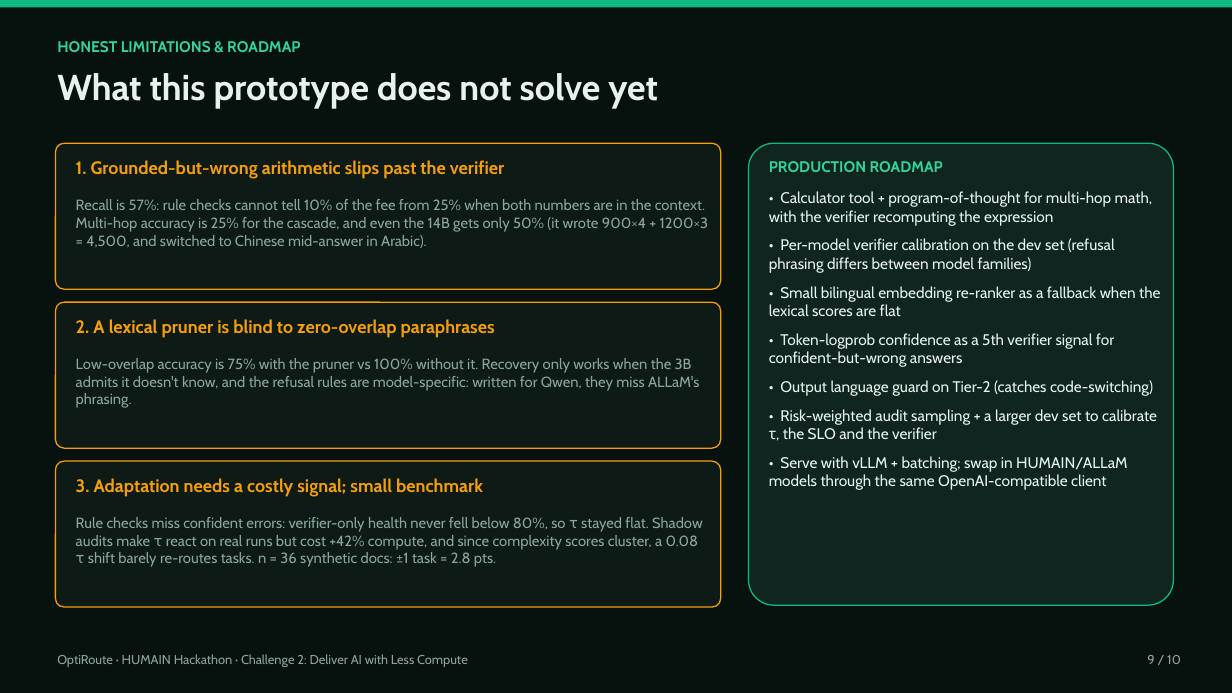
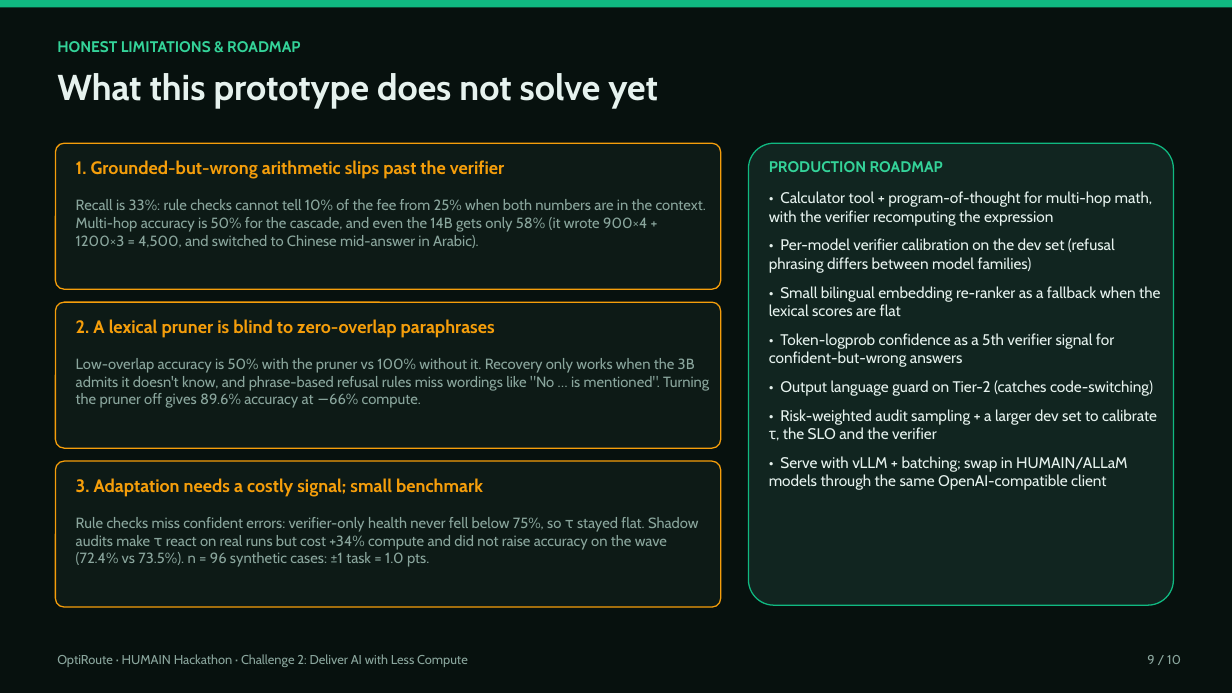
Before and after one commit to nawafalduaij/optiroute, a slide deck: slide 9 of deliverables/OptiRoute_Presentation.pptx. Drawn at 1232x693 pixels with LibreOffice and Linux fonts; fonts in the diff are those of the drawing. Boxes give left, top, right and bottom in pixels: in the first picture for what was removed or moved away, otherwise in the second. Text is boxed around its words. In the diff, an @@ line names an element or a change of style, - is before the commit and + after.

Commit message:
Benchmark on 96 held-out cases: re-record all profiles, update results, README and deck

```diff
--- a/deliverables/OptiRoute_Presentation.pptx
+++ b/deliverables/OptiRoute_Presentation.pptx
@@ text at (76,199,706,248): text changed @@
-Recall is 57%: rule checks cannot tell 10% of the fee from 25% when both numbers are in the context. Multi-hop accuracy is 25% for the cascade, and even the 14B gets only 50% (it wrote 900×4 + 1200×3 = 4,500, and switched to Chinese mid-answer in Arabic).
+Recall is 33%: rule checks cannot tell 10% of the fee from 25% when both numbers are in the context. Multi-hop accuracy is 50% for the cascade, and even the 14B gets only 58% (it wrote 900×4 + 1200×3 = 4,500, and switched to Chinese mid-answer in Arabic).
@@ text at (76,358,709,408): text changed @@
-Low-overlap accuracy is 75% with the pruner vs 100% without it. Recovery only works when the 3B admits it doesn't know, and the refusal rules are model-specific: written for Qwen, they miss ALLaM's phrasing.
+Low-overlap accuracy is 50% with the pruner vs 100% without it. Recovery only works when the 3B admits it doesn't know, and phrase-based refusal rules miss wordings like "No … is mentioned". Turning the pruner off gives 89.6% accuracy at −66% compute.
@@ text at (76,517,699,567): text changed @@
-Rule checks miss confident errors: verifier-only health never fell below 80%, so τ stayed flat. Shadow audits make τ react on real runs but cost +42% compute, and since complexity scores cluster, a 0.08 τ shift barely re-routes tasks. n = 36 synthetic docs: ±1 task = 2.8 pts.
+Rule checks miss confident errors: verifier-only health never fell below 75%, so τ stayed flat. Shadow audits make τ react on real runs but cost +34% compute and did not raise accuracy on the wave (72.4% vs 73.5%). n = 96 synthetic cases: ±1 task = 1.0 pts.
```
Also in this commit, not shown: 8 other slides changed, 22 other files.
